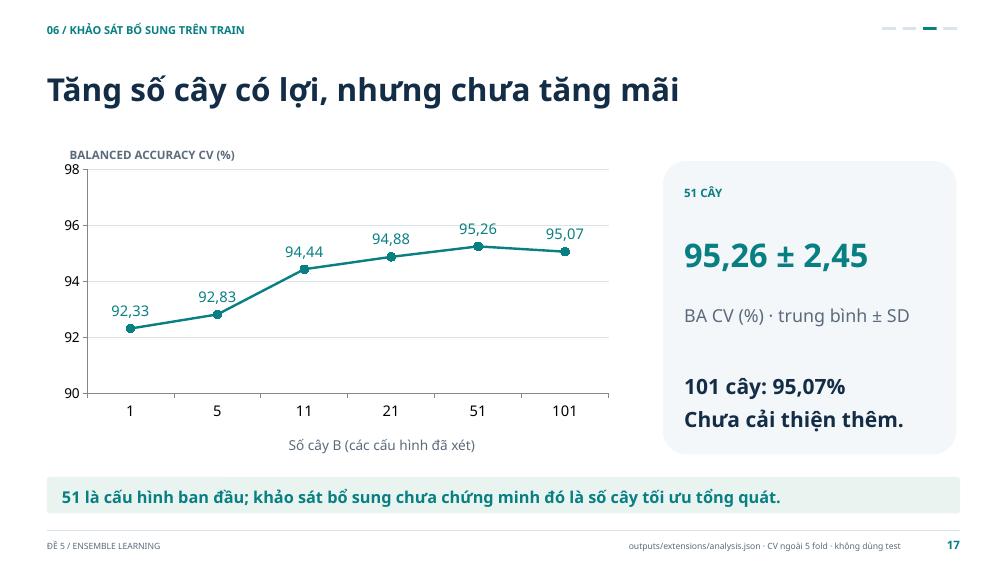
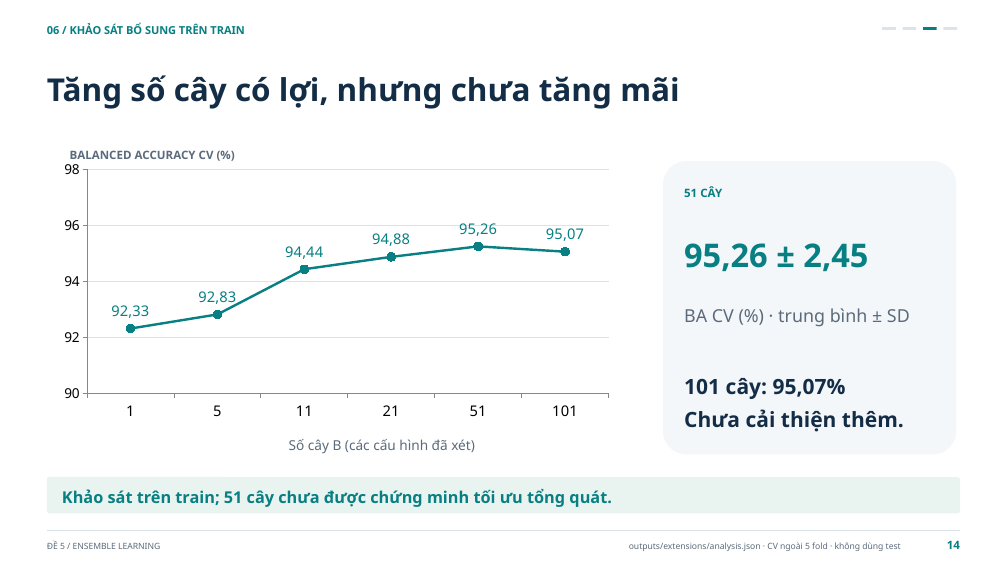
Before and after one commit to Huyngaongow/hocmaygk, a slide deck: slide 14 of De_5_Ensemble_Learning.pptx (slide 17 before the commit). Drawn at 1008x567 pixels with LibreOffice and Linux fonts; fonts in the diff are those of the drawing. Boxes give left, top, right and bottom in pixels: in the first picture for what was removed or moved away, otherwise in the second. Text is boxed around its words. In the diff, an @@ line names an element or a change of style, - is before the commit and + after.

```diff
--- a/De_5_Ensemble_Learning.pptx
+++ b/De_5_Ensemble_Learning.pptx
@@ text at (x1=62, y1=489, x2=611, y2=507): text changed @@
-51 là cấu hình ban đầu; khảo sát bổ sung chưa chứng minh đó là số cây tối ưu tổng quát.
+Khảo sát trên train; 51 cây chưa được chứng minh tối ưu tổng quát.
@@ text at (x1=947, y1=540, x2=960, y2=549): text changed @@
-17
+14
```
Also in this commit, not shown: 22 other slides changed, 4 slides removed, 7 other files.
